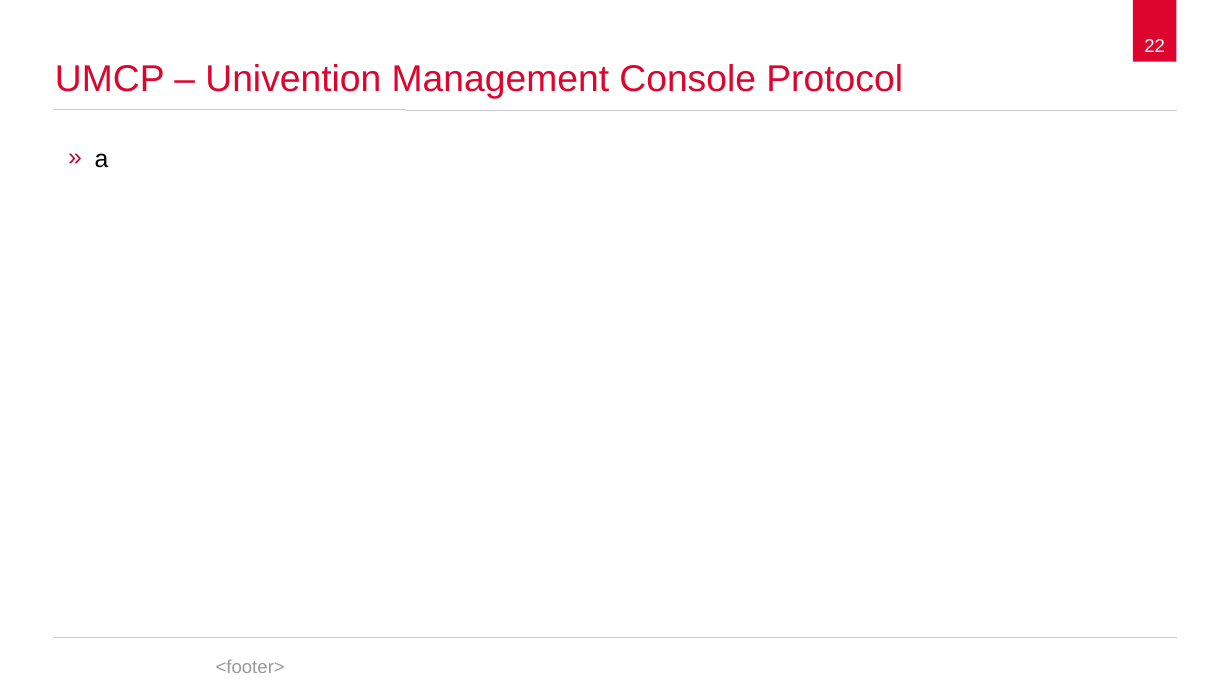
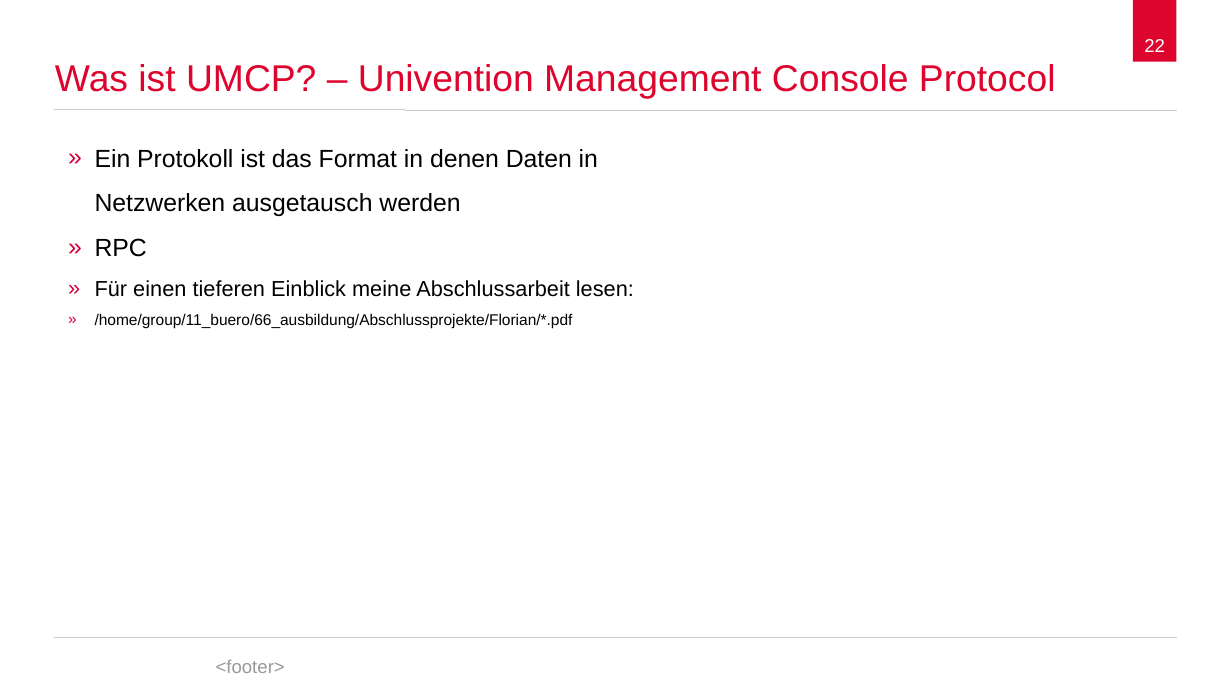
Before and after one commit to spaceone/presentations, a slide deck: slide 22 of univention-management-console/univention-management-console.odp. Drawn at 1232x693 pixels with LibreOffice and Linux fonts; fonts in the diff are those of the drawing; background and template pictures are left out. Boxes give left, top, right and bottom in pixels: in the first picture for what was removed or moved away, otherwise in the second. Text is boxed around its words. In the diff, an @@ line names an element or a change of style, - is before the commit and + after.

```diff
--- a/univention-management-console/univention-management-console.odp
+++ b/univention-management-console/univention-management-console.odp
@@ title at bbox=[55, 64, 1056, 99]: text changed @@
-UMCP – Univention Management Console Protocol
+Was ist UMCP? – Univention Management Console Protocol
@@ text at bbox=[95, 149, 634, 328]: text changed @@
-» a
+» Ein Protokoll ist das Format in denen Daten in Netzwerken ausgetausch werden
+» RPC
+» Für einen tieferen Einblick meine Abschlussarbeit lesen:
+» /home/group/11_buero/66_ausbildung/Abschlussprojekte/Florian/*.pdf
```
Also in this commit, not shown: 1 other slide changed, 1 other file.
